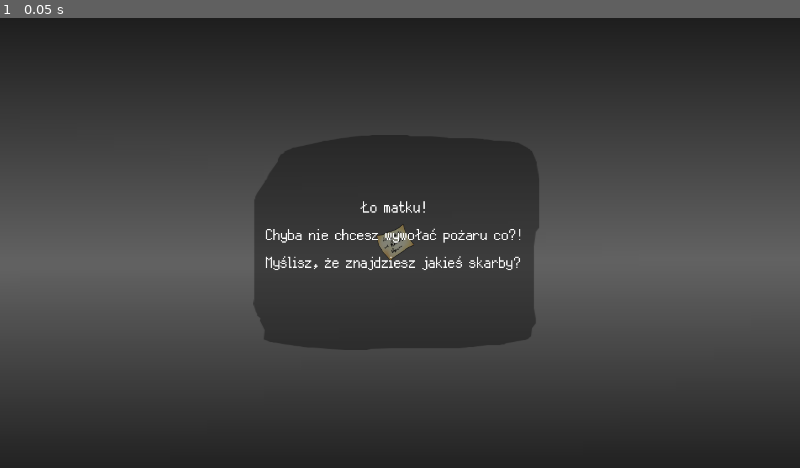
Above: before the commit, frame 1.
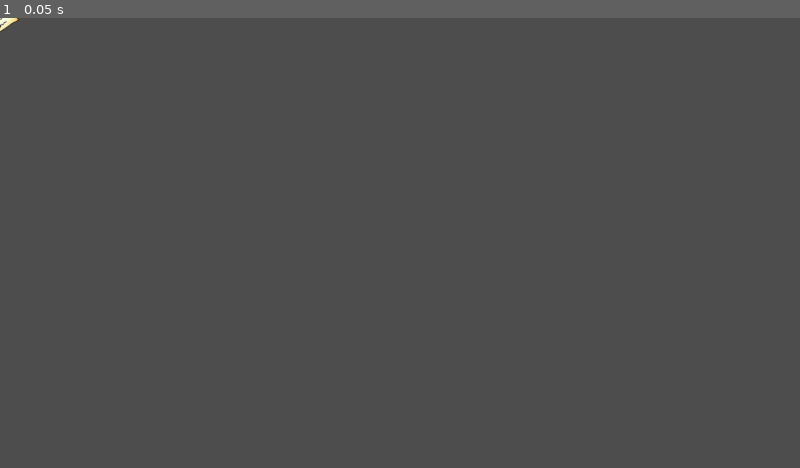
Above: after the commit, the same moment.

Repository: vexwith/WypalanieMapy
Game: Godot game, scene res://Items/Messages/message.tscn
Two runs of this game, one before a commit and one after it. Both use one fixed random seed, a clock stepped at 60 frames per second and the inputs below. This scene is started directly instead of the project's main scene.
Inputs:
- Up to frame 1 (0.05 s): no input

The runs differ from the first frame. In frame 1, 41% of the frame differs, in the area x 0-100%, y 0-100%.

Commit message:
dialogue system start

Diff:
--- /dev/null
+++ b/GUI/Endings/endings.gd
@@ -0,0 +1 @@
+extends Control
--- /dev/null
+++ b/GUI/Endings/endings.tscn
@@ -0,0 +1,103 @@
+[gd_scene load_steps=8 format=3 uid="uid://4jguw7ijsoyf"]
+
+[ext_resource type="Script" path="res://GUI/Endings/endings.gd" id="1_0pt62"]
+[ext_resource type="Theme" uid="uid://b08scbdwv7hst" path="res://Tutorial/text_theme.tres" id="2_4l6ts"]
+[ext_resource type="Texture2D" uid="uid://bliqsxqrqvp1e" path="res://909063765180416070.webp" id="2_5qqjb"]
+[ext_resource type="Texture2D" uid="uid://dv6kt8fvjsdg3" path="res://GUI/Endings/Zacieniowana_Klepsydra_Mapa_Duza.png" id="2_qa1xq"]
+[ext_resource type="Texture2D" uid="uid://k6hlfyondor1" path="res://GUI/Endings/holyLight.png" id="2_y8j1d"]
+
+[sub_resource type="Gradient" id="Gradient_wv66y"]
+offsets = PackedFloat32Array(0)
+colors = PackedColorArray(0, 0, 0, 1)
+
+[sub_resource type="GradientTexture1D" id="GradientTexture1D_udr4n"]
+gradient = SubResource("Gradient_wv66y")
+
+[node name="Endings" type="Control"]
+layout_mode = 3
+anchors_preset = 15
+anchor_right = 1.0
+anchor_bottom = 1.0
+grow_horizontal = 2
+grow_vertical = 2
+script = ExtResource("1_0pt62")
+
+[node name="BKG" type="TextureRect" parent="."]
+layout_mode = 0
+offset_right = 1920.0
+offset_bottom = 1080.0
+texture = SubResource("GradientTexture1D_udr4n")
+
+[node name="VBoxContainer" type="VBoxContainer" parent="."]
+layout_mode = 0
+offset_top = 200.0
+offset_right = 1920.0
+offset_bottom = 1080.0
+alignment = 1
+
+[node name="Rim" type="ReferenceRect" parent="VBoxContainer"]
+custom_minimum_size = Vector2(1000, 300)
+layout_mode = 2
+size_flags_horizontal = 4
+size_flags_vertical = 2
+border_color = Color(1, 1, 1, 1)
+editor_only = false
+
+[node name="KlepsydraLight" type="TextureRect" parent="VBoxContainer/Rim"]
+layout_mode = 0
+offset_right = 1000.0
+offset_bottom = 300.0
+texture = ExtResource("2_y8j1d")
+
+[node name="Klepsydra" type="TextureRect" parent="VBoxContainer/Rim/KlepsydraLight"]
+modulate = Color(1, 1, 1, 0.752941)
+layout_mode = 2
+offset_left = 310.0
+offset_top = -5.0
+offset_right = 822.0
+offset_bottom = 507.0
+size_flags_horizontal = 2
+size_flags_vertical = 4
+texture = ExtResource("2_qa1xq")
+
+[node name="BoxContainer" type="BoxContainer" parent="VBoxContainer/Rim"]
+layout_mode = 1
+anchors_preset = 15
+anchor_right = 1.0
+anchor_bottom = 1.0
+grow_horizontal = 2
+grow_vertical = 2
+
+[node name="Narrator" type="TextureRect" parent="VBoxContainer/Rim/BoxContainer"]
+visible = false
+custom_minimum_size = Vector2(250, 250)
+layout_mode = 2
+size_flags_horizontal = 6
+size_flags_vertical = 0
+texture = ExtResource("2_5qqjb")
+
+[node name="TextRim" type="ReferenceRect" parent="VBoxContainer"]
+custom_minimum_size = Vector2(1850, 400)
+layout_mode = 2
+size_flags_horizontal = 4
+size_flags_vertical = 2
+border_color = Color(1, 1, 1, 1)
+editor_only = false
+
+[node name="VBoxContainer" type="VBoxContainer" parent="VBoxContainer/TextRim"]
+layout_mode = 1
+anchors_preset = 15
+anchor_right = 1.0
+anchor_bottom = 1.0
+grow_horizontal = 2
+grow_vertical = 2
+
+[node name="Label" type="Label" parent="VBoxContainer/TextRim/VBoxContainer"]
+custom_minimum_size = Vector2(1700, 300)
+layout_mode = 2
+size_flags_horizontal = 4
+size_flags_vertical = 6
+theme = ExtResource("2_4l6ts")
+theme_override_font_sizes/font_size = 50
+text = "NARRATOR:
+O ty śmieciu!"
--- a/Items/Messages/button_instruction.tscn
+++ b/Items/Messages/button_instruction.tscn
@@ -33,6 +33,7 @@
 
 [node name="TextureRect" type="TextureRect" parent="."]
 visible = false
+modulate = Color(0, 0, 0, 0.376471)
 layout_mode = 0
 offset_left = -67.5
 offset_top = 8.5
@@ -52,7 +53,7 @@
 rotation = -0.5044
 scale = Vector2(0.75, 0.75)
 theme = ExtResource("4_c6pgs")
-theme_override_colors/font_color = Color(0, 0, 0, 1)
+theme_override_colors/font_shadow_color = Color(0, 0, 0, 1)
 text = "Znajdź
 Przycisk"
 horizontal_alignment = 1
--- a/Items/Messages/message.gd
+++ b/Items/Messages/message.gd
@@ -6,5 +6,3 @@
 func _on_pressed():
 	$TextureRect.visible = !$TextureRect.visible
 	$Label.visible = !$Label.visible
-
-	$TextureRect.global_position
--- a/Items/Messages/message.tscn
+++ b/Items/Messages/message.tscn
@@ -19,15 +19,6 @@
 
 [sub_resource type="StyleBoxEmpty" id="StyleBoxEmpty_d2vlx"]
 
-[sub_resource type="Gradient" id="Gradient_oxwnu"]
-offsets = PackedFloat32Array(0, 0.469799, 1)
-colors = PackedColorArray(0, 0, 0, 1, 0.388303, 0.388303, 0.388303, 1, 0, 0, 0, 1)
-
-[sub_resource type="GradientTexture2D" id="GradientTexture2D_4uk1n"]
-gradient = SubResource("Gradient_oxwnu")
-fill_from = Vector2(0.514151, 1)
-fill_to = Vector2(0.509434, 0)
-
 [node name="Message" type="Button"]
 offset_left = -45.75
 offset_top = -45.75
@@ -41,35 +32,25 @@
 script = ExtResource("2_p1h7q")
 
 [node name="TextureRect" type="TextureRect" parent="."]
-layout_mode = 0
-offset_left = -297.5
-offset_top = -150.167
-offset_right = 1622.5
-offset_bottom = 929.833
-texture = SubResource("GradientTexture2D_4uk1n")
-
-[node name="Sprite2D" type="Sprite2D" parent="TextureRect"]
-modulate = Color(1, 1, 1, 0.741176)
-position = Vector2(960, 540)
-texture = ExtResource("1_y46s6")
-
-[node name="TextureRect" type="TextureRect" parent="TextureRect"]
+visible = false
 modulate = Color(0, 0, 0, 0.376471)
 layout_mode = 0
-offset_left = 733.0
-offset_top = 368.0
-offset_right = 1191.0
-offset_bottom = 712.0
+offset_left = -197.5
+offset_top = -139.5
+offset_right = 260.5
+offset_bottom = 204.5
 texture = ExtResource("3_6jnx3")
 
 [node name="Label" type="Label" parent="."]
+visible = false
 layout_mode = 0
-offset_left = 426.0
-offset_top = 318.0
-offset_right = 1051.0
-offset_bottom = 511.0
+offset_left = -207.5
+offset_top = -38.8333
+offset_right = 417.5
+offset_bottom = 154.167
 scale = Vector2(0.75, 0.75)
 theme = ExtResource("4_y0lmi")
+theme_override_colors/font_shadow_color = Color(0, 0, 0, 1)
 theme_override_font_sizes/font_size = 50
 text = "Ło matku!
 Chyba nie chcesz wywołać pożaru co?!
--- a/Mapa/MetaMap/meta_mapa.gd
+++ b/Mapa/MetaMap/meta_mapa.gd
@@ -56,7 +56,7 @@
 				1:
 					modulation.color = Color.BLACK
 					ognik.dark_mode = true
-					ognik.light.color.a = 1.0
+					ognik.light.color = Color(1, 0.7, 0.5)
 				2:
 					var flame = flame_scene.instantiate()
 					piece.add_child(flame)
--- a/default_bus_layout.tres
+++ b/default_bus_layout.tres
@@ -1,5 +1,4 @@
 [gd_resource type="AudioBusLayout" format=3 uid="uid://djrlfs1db6paf"]
 
 [resource]
-bus/0/mute = true
 bus/0/volume_db = -5.93425
--- a/game_manager.gd
+++ b/game_manager.gd
@@ -478,7 +478,7 @@
 		if burn_whole_map():
 			var message = get_tree().root.find_child("Message", true, false)
 			if message != null:
-				message.queue_free()
+				message.call_deferred("free")
 
 			wide_map.hide()
 			var tween = get_tree().create_tween().bind_node(self)
@@ -1043,7 +1043,7 @@
 func _on_real_exit_button_up():
 	var message = get_tree().root.find_child("Message", true, false)
 	if message != null:
-		message.queue_free()
+		message.call_deferred("free")
 
 	sfx.volume_db = -7.0
 
Binary file added: GUI/Endings/Niezacieniowana_Klepsydra_Mapa_Duza.png
Not shown, added: GUI/Endings/Niezacieniowana_Klepsydra_Mapa_Duza.png.import
Binary file added: GUI/Endings/Niezacieniowana_Klepsydra_Mapa_Maa.png
Not shown, added: GUI/Endings/Niezacieniowana_Klepsydra_Mapa_Maa.png.import
Binary file added: GUI/Endings/Zacieniowana_Klepsydra_Mapa_Duza.png
Not shown, added: GUI/Endings/Zacieniowana_Klepsydra_Mapa_Duza.png.import
Binary file added: GUI/Endings/Zacieniowana_Klepsydra_Mapa_Maa.png
Not shown, added: GUI/Endings/Zacieniowana_Klepsydra_Mapa_Maa.png.import
Binary file added: GUI/Endings/holyLight.png
Not shown, added: GUI/Endings/holyLight.png.import
Not shown: 1 places in Items/Messages/message.tscn that only renumber resources
